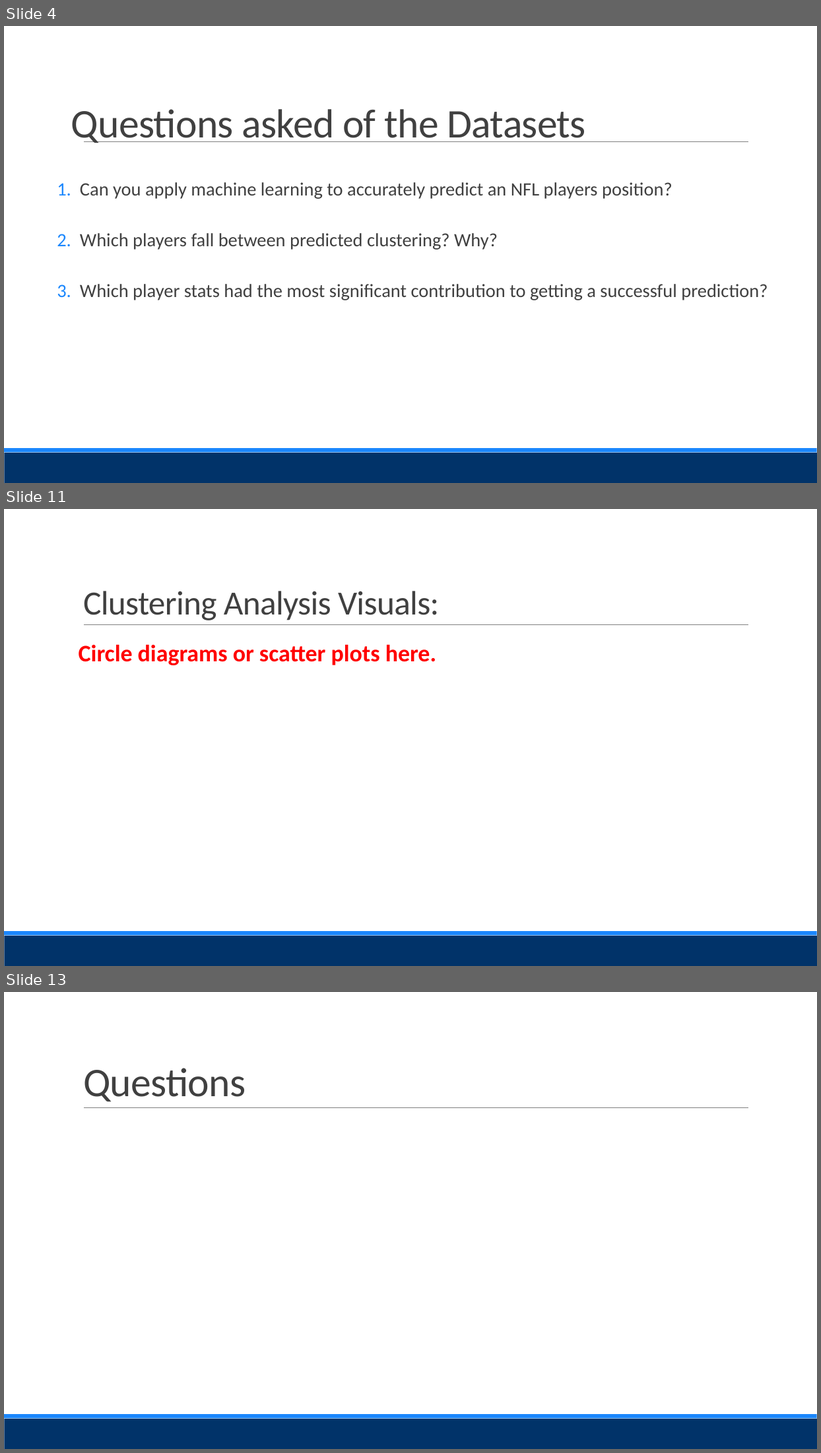
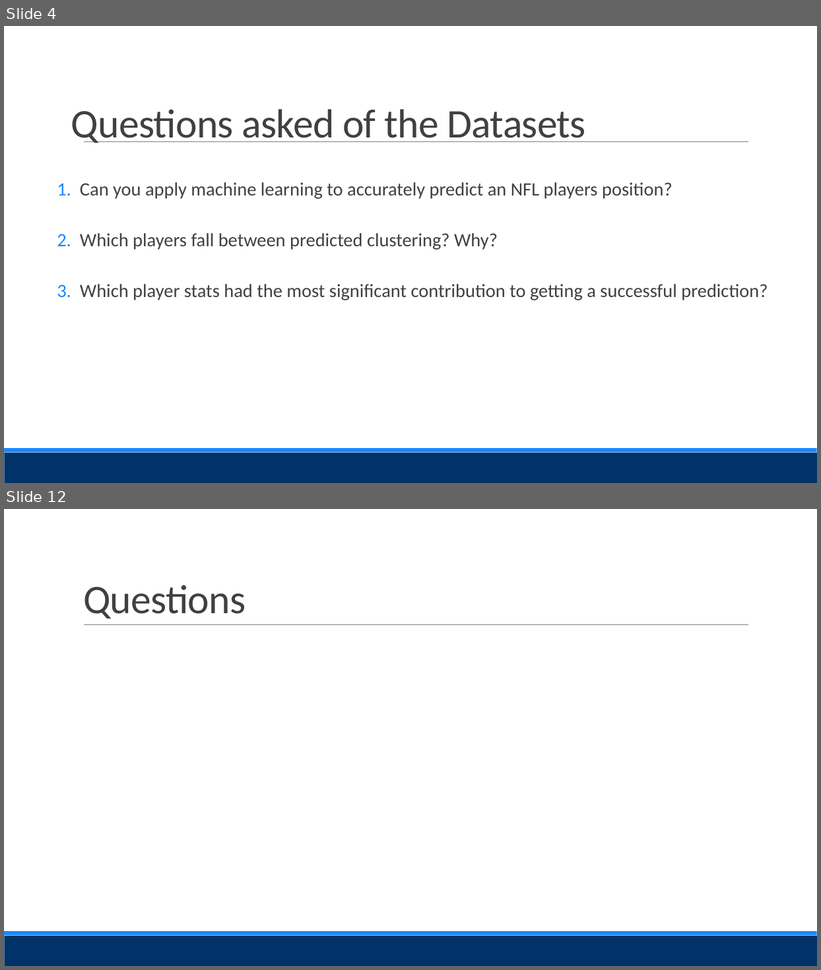
Before and after one commit to Evdawg/Project_4_FF_ML, a slide deck: Presentation.pptx. Shown one above the other, each under a label of ours: slides 4, 11 and 13 before the commit, slides 4 and 12 after it; the slides between them are not shown. The pictures are 821x1453 and 821x970 pixels, drawn with LibreOffice and Linux fonts; fonts in the diff are those of the drawing. Boxes give left, top, right and bottom in pixels: in the first picture for what was removed or moved away, otherwise in the second. Text is boxed around its words. In the diff, an @@ line names an element or a change of style, - is before the commit and + after.

```diff
--- a/Presentation.pptx
+++ b/Presentation.pptx
@@ slide 11 removed at <box>4,509,817,966</box>, background #FFFFFF; not listed: 3 template elements that a slide beside it also shows @@
@@ title removed at <box>83,591,439,621</box> @@
-Clustering Analysis Visuals:
@@ text removed at <box>79,644,436,665</box> @@
-  Circle diagrams or scatter plots here.
@@ what was slide 13 is now slide 12 @@
```
Also in this commit, not shown: 4 slides changed, 4 slides added, 4 other slides removed.
